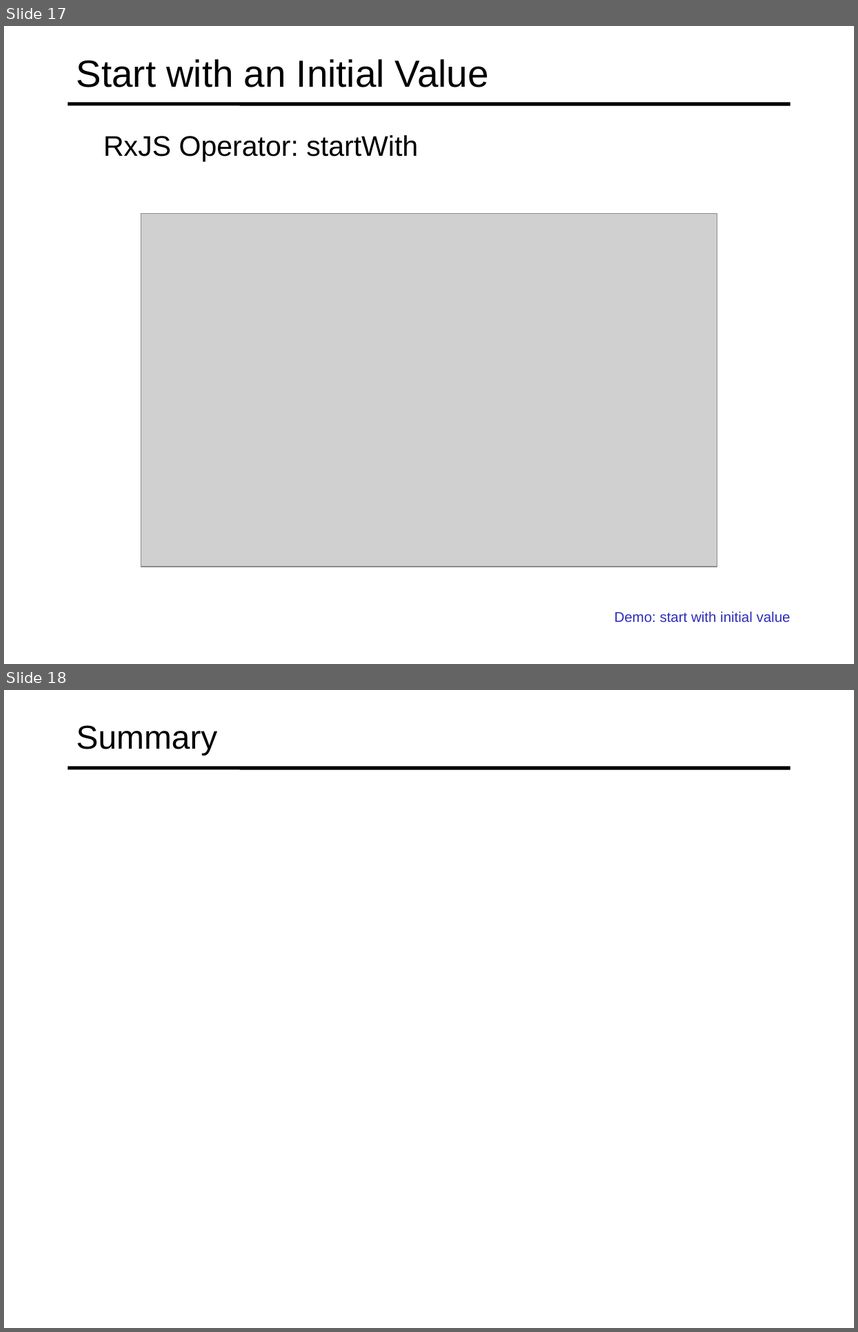
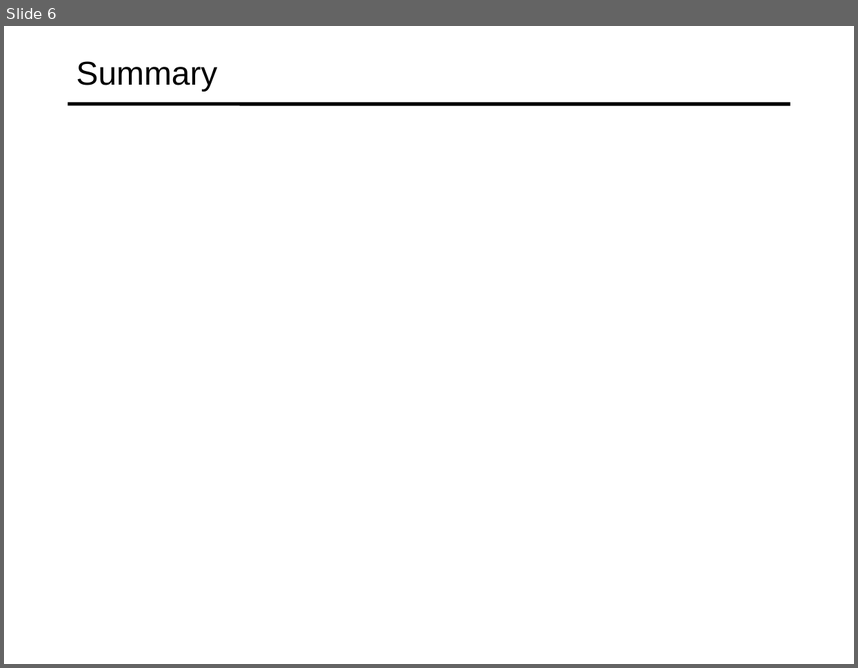
Before and after one commit to specter01wj/Jago_Link_Training, a slide deck: Angular/Angular12/Deep Dive/Angular HTTP Communication/1_Consuming REST Services/L1_Consuming REST Services.ppt. Shown one above the other, each under a label of ours: slides 17 and 18 before the commit, slide 6 after it. The pictures are 858x1332 and 858x668 pixels, drawn with LibreOffice and Linux fonts; fonts in the diff are those of the drawing; grey boxes stand for pictures. Boxes give left, top, right and bottom in pixels: in the first picture for what was removed or moved away, otherwise in the second. Text is boxed around its words. In the diff, an @@ line names an element or a change of style, - is before the commit and + after.

```diff
--- a/Angular/Angular12/Deep Dive/Angular HTTP Communication/1_Consuming REST Services/L1_Consuming REST Services.ppt
+++ b/Angular/Angular12/Deep Dive/Angular HTTP Communication/1_Consuming REST Services/L1_Consuming REST Services.ppt
@@ slide 17 removed at box(4, 26, 854, 664), background #FFFFFF; not listed: 1 template element that a slide beside it also shows @@
@@ title removed at box(76, 59, 489, 87) @@
-Start with an Initial Value
@@ text removed at box(103, 135, 418, 161) @@
-  RxJS Operator: startWith
@@ picture removed at box(141, 213, 716, 566) @@
@@ text removed at box(615, 611, 791, 621) @@
-  Demo: start with initial value
@@ what was slide 18 is now slide 6 @@
```
Also in this commit, not shown: 1 slide changed, 3 slides added, 14 other slides removed.
